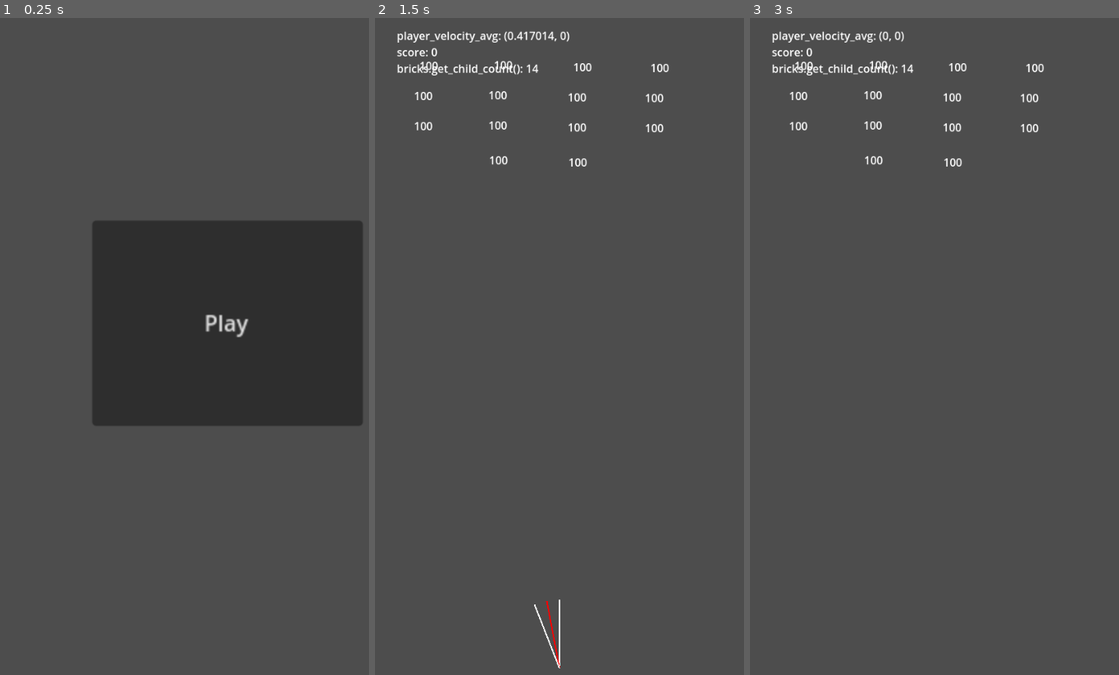
Above: before the commit, frames 1-3 (left to right).
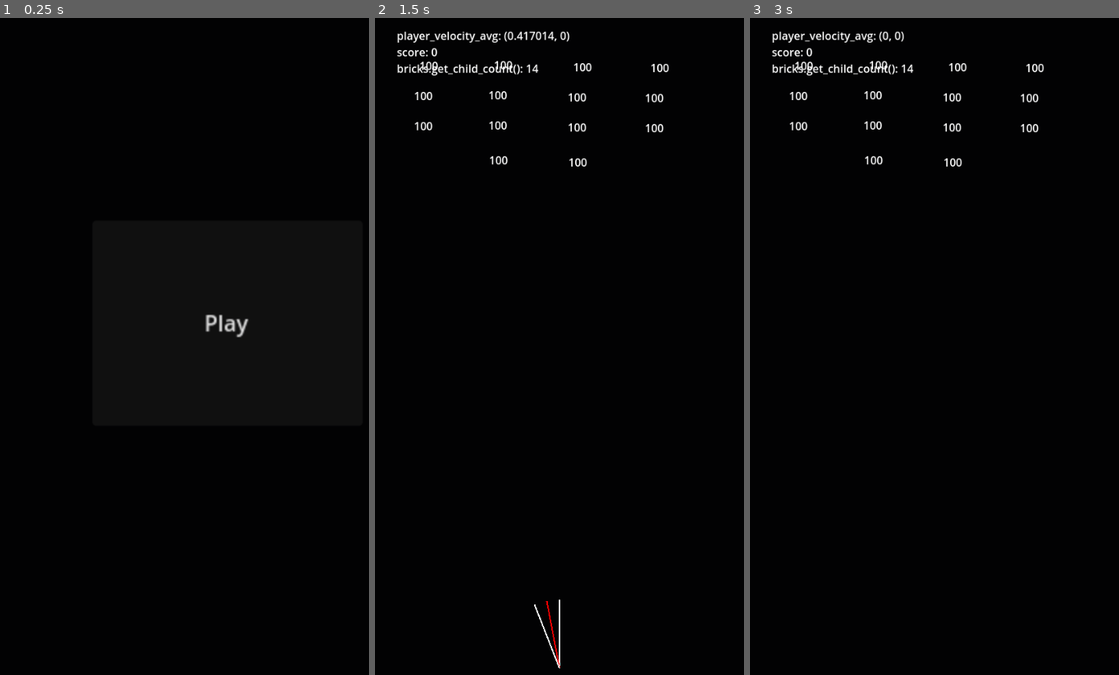
Above: after the commit, the same moments.

Repository: arunas-cesonis/pingpong2
Game: Godot game, scene res://main.tscn
The game is run twice, just before and just after one commit, with the same random seed, the same clock (stepped at 60 frames per second) and the same inputs.
Inputs:
- Up to frame 1 (0.25 s): no input
- Up to frame 2 (1.5 s): click "Play" at 0.5 s; tap Enter at 1.25 s; hold D (MoveRight) from 1.28 s (still down)
- Up to frame 3 (3 s): tap R (Reset) at 2 s; release D (MoveRight) at 2.03 s; hold A (MoveLeft) 2.03-2.75 s; click "Play" at 2.75 s

The runs differ from the first frame. In frame 1, 100% of the frame differs, in the area x 0-100%, y 0-100%; in frame 2, 99%; in frame 3, 100%.

Commit message:
Fix background colors

Diff:
--- a/project.godot
+++ b/project.godot
@@ -13,6 +13,10 @@
 config/name="pingpong2"
 run/main_scene="res://main.tscn"
 config/features=PackedStringArray("4.3", "GL Compatibility")
+boot_splash/bg_color=Color(0.00784314, 0.00784314, 0.0117647, 1)
+boot_splash/show_image=false
+boot_splash/fullsize=false
+boot_splash/use_filter=false
 
 [display]
 
@@ -45,3 +49,4 @@
 renderer/rendering_method="gl_compatibility"
 renderer/rendering_method.mobile="gl_compatibility"
 textures/vram_compression/import_etc2_astc=true
+environment/defaults/default_clear_color=Color(0.00784314, 0.00784314, 0.0117647, 1)
